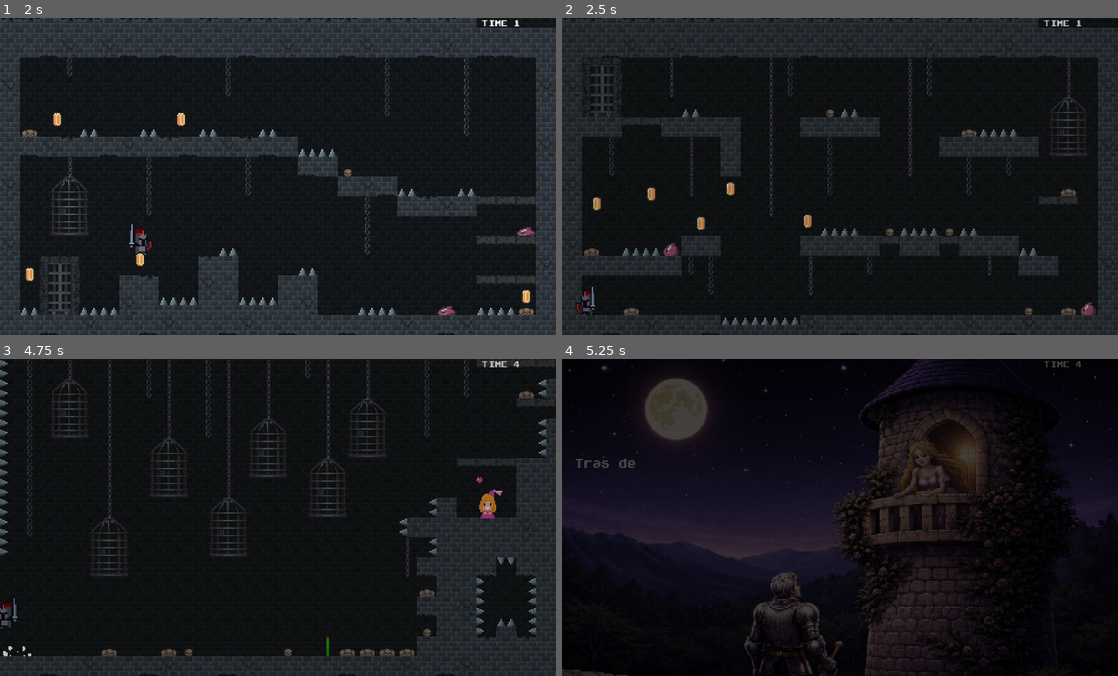
Above: before the commit, frames 1-4 (two rows, left to right).
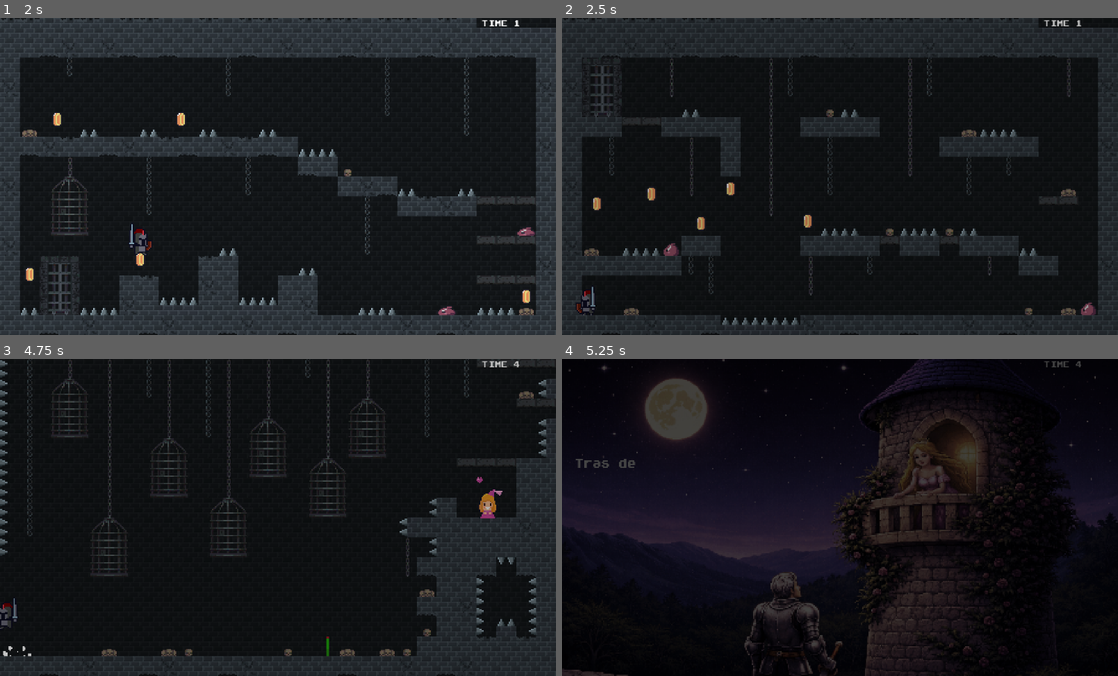
Above: after the commit, the same moments.

Repository: rubengm82/knight-hop
Game: Godot game, scene res://src/stages/main_scene.tscn
Two runs of this game, one before a commit and one after it. Both use one fixed random seed, a clock stepped at 60 frames per second and the inputs below. Sound files missing from this copy of the repository are replaced by a short silence.
Inputs:
- Up to frame 1 (2 s): tap Enter at 0.5 s; hold Right (move_right) from 0.53 s (still down); tap N (next_level) at 0.6, 1.35 s; tap Space (move_jump) at 0.77, 1.52 s
- Up to frame 2 (2.5 s): release Right (move_right) at 2.03 s; hold Left (move_left) from 2.03 s (still down); tap N (next_level) at 2.1 s
- Up to frame 3 (4.75 s): release Left (move_left) at 2.78 s; hold Right (move_right) 2.78-4.28 s; tap N (next_level) at 2.85, 3.6, 4.35 s; tap Space (move_jump) at 3.02, 3.77, 4.52 s; hold Left (move_left) from 4.28 s (still down)
- Up to frame 4 (5.25 s): release Left (move_left) at 5.03 s; hold Right (move_right) from 5.03 s (still down); tap N (next_level) at 5.1 s

Frame 1 is identical in both runs. In frame 2, 0.2% of the frame differs, in the area x 87-95%, y 24-44%; in frame 3, less than 0.1%; in frame 4, nothing differs.

Commit message:
Mejoras en stage_04 y stage_pasillo_princess

Diff:
--- a/src/stages/stage_04.tscn
+++ b/src/stages/stage_04.tscn
@@ -23,7 +23,7 @@
 texture = ExtResource("3_mjejj")
 
 [node name="TileMapLayer_bg" type="TileMapLayer" parent="." unique_id=364424027]
-tile_map_data = PackedByteArray("AAATAAoAAAAAAAAAAAAQAAoAAAA …(451 unchanged characters)… AAAAAVAAwAAAACAAAAAAANAAQAAAAAAAAAAAAZAAUAAAACAAEAAAAZAA4AAAABAAAAAAA=")
+tile_map_data = PackedByteArray("AAATAAoAAAAAAAAAAAAQAAoAAAA …(451 unchanged characters)… AAAAAVAAwAAAACAAAAAAANAAQAAAAAAAAAAAAZAA4AAAABAAAAAAA=")
 tile_set = ExtResource("4_s1uwi")
 
 [node name="TileMapLayer_stage" type="TileMapLayer" parent="." unique_id=1218654749]
--- a/src/stages/stage_pasillo_princess.tscn
+++ b/src/stages/stage_pasillo_princess.tscn
@@ -24,7 +24,7 @@
 texture = ExtResource("2_xbrw8")
 
 [node name="TileMapLayer_bg" type="TileMapLayer" parent="." unique_id=839316079]
-tile_map_data = PackedByteArray("AAAaAA4AAAABAAAAAAAFAA4AAAA …(440 unchanged characters)… UAAoAAAACAAAAAAAVAA0AAAAAAAAAAAAUAA4AAAABAAAAAAATAA4AAAABAAAAAAASAA4AAAABAAAAAAAVAAsAAAABAAAAAAAaAAEAAAAB …(250 unchanged characters)…
+tile_map_data = PackedByteArray("AAAaAA4AAAABAAAAAAAFAA4AAAA …(440 unchanged characters)… UAAoAAAACAAAAAAAVAA0AAAAAAAAAAAAUAA4AAAAAAAAAAAATAA4AAAABAAAAAAAVAAsAAAABAAAAAAAaAAEAAAAB …(250 unchanged characters)…
 tile_set = ExtResource("3_vnd7s")
 
 [node name="TileMapLayer_stage" type="TileMapLayer" parent="." unique_id=1218654749]
